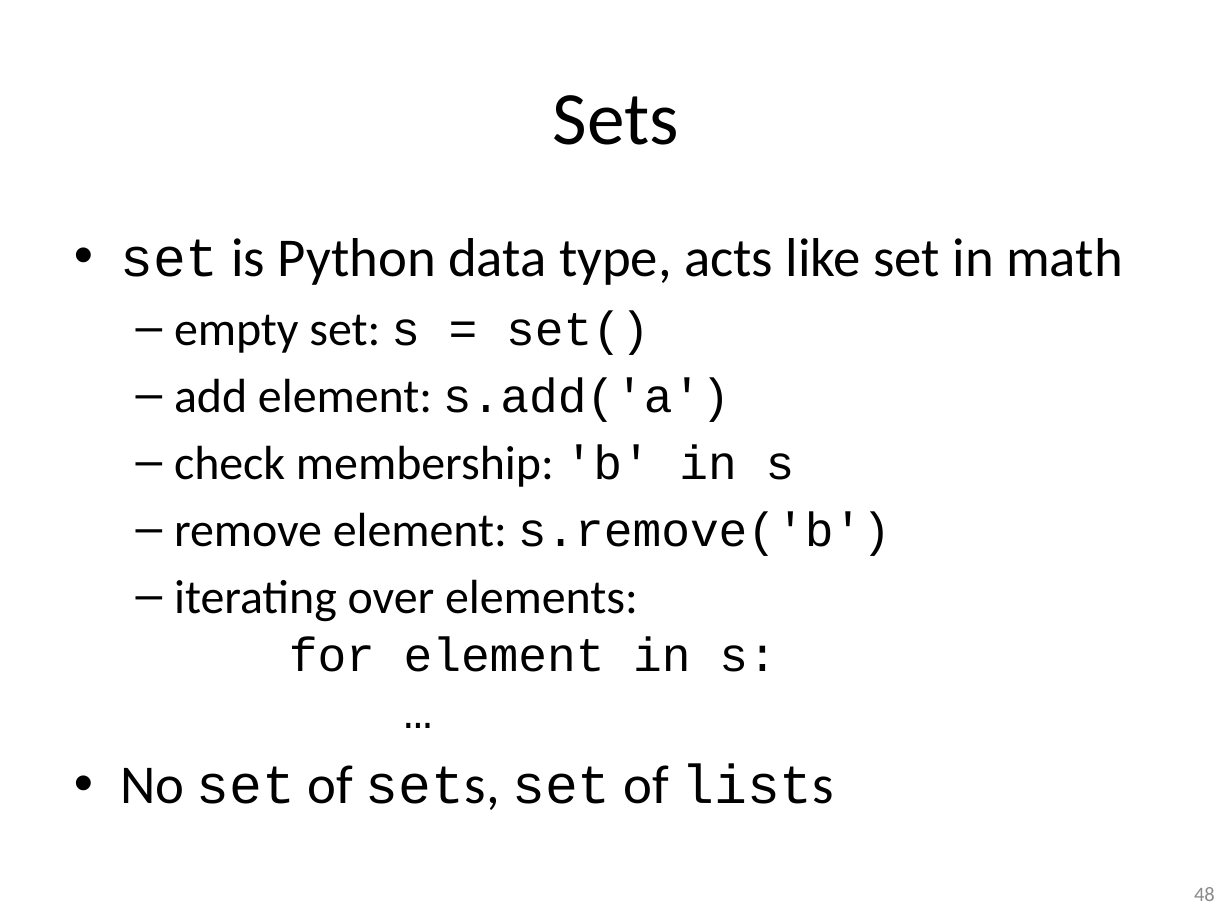
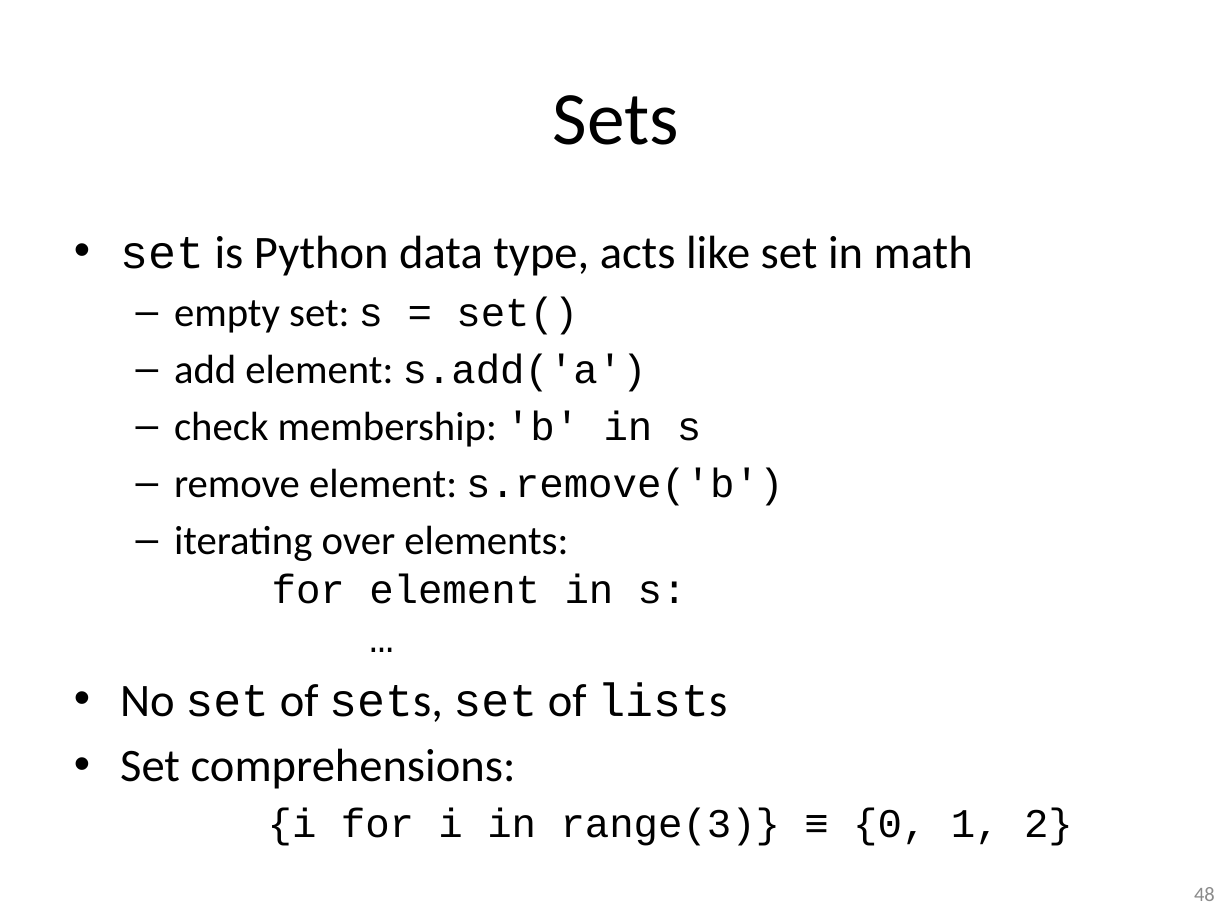
Before and after one commit to gjbex/training-material, a slide deck: slide 48 of Python/python-intro.pptx. Drawn at 1232x924 pixels with LibreOffice and Linux fonts; fonts in the diff are those of the drawing. Boxes give left, top, right and bottom in pixels: in the first picture for what was removed or moved away, otherwise in the second. Text is boxed around its words. In the diff, an @@ line names an element or a change of style, - is before the commit and + after.

```diff
--- a/Python/python-intro.pptx
+++ b/Python/python-intro.pptx
@@ text at box(120, 235, 973, 722): size 32 to 27.2 pt in "set is Python data type, acts like ...", "No set of sets, set of lists"; size 28 to 23.8 pt in "empty set: s = set()", "add element: s.add('a')", "check membership: 'b' in s", "remove element: s.remove('b')" and 1 more places @@
@@ text at box(120, 748, 1073, 846): paragraph added @@
+• Set comprehensions:
+  {i for i in range(3)} ≡ {0, 1, 2}
```
Also in this commit, not shown: 36 other slides changed.
